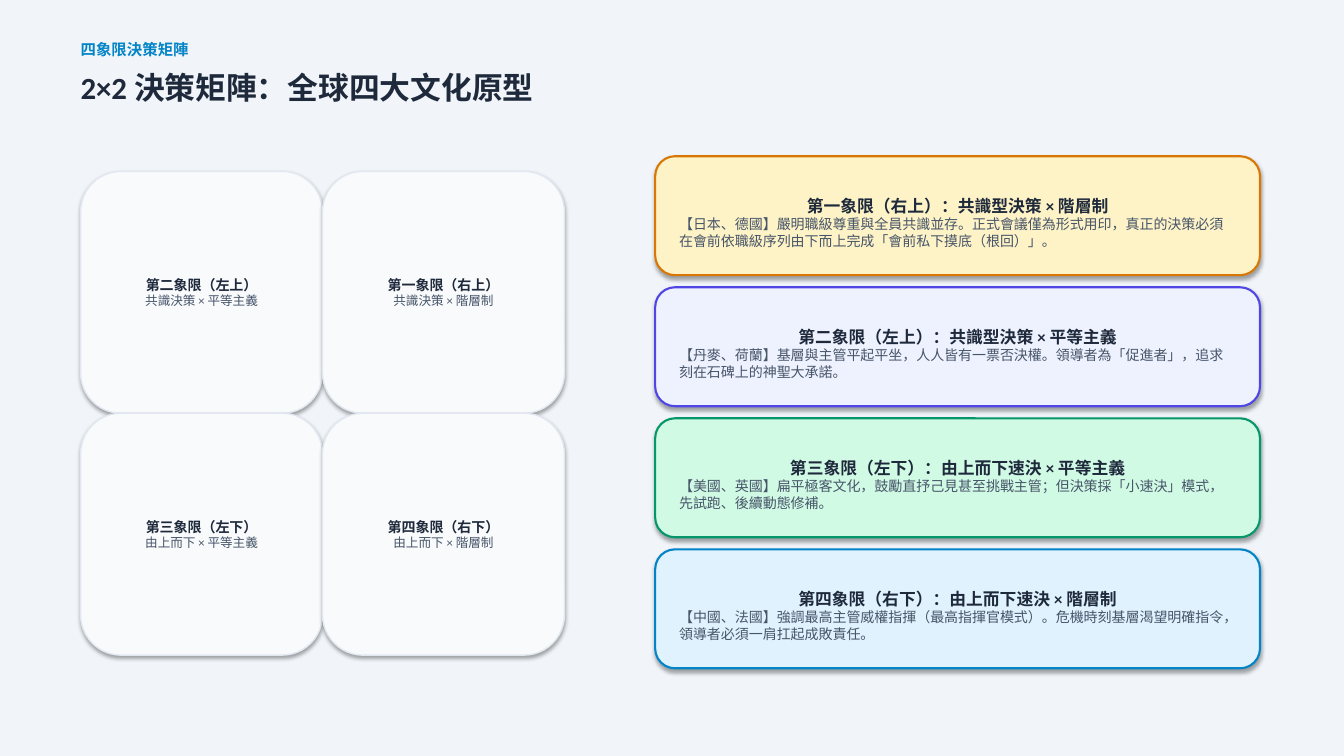
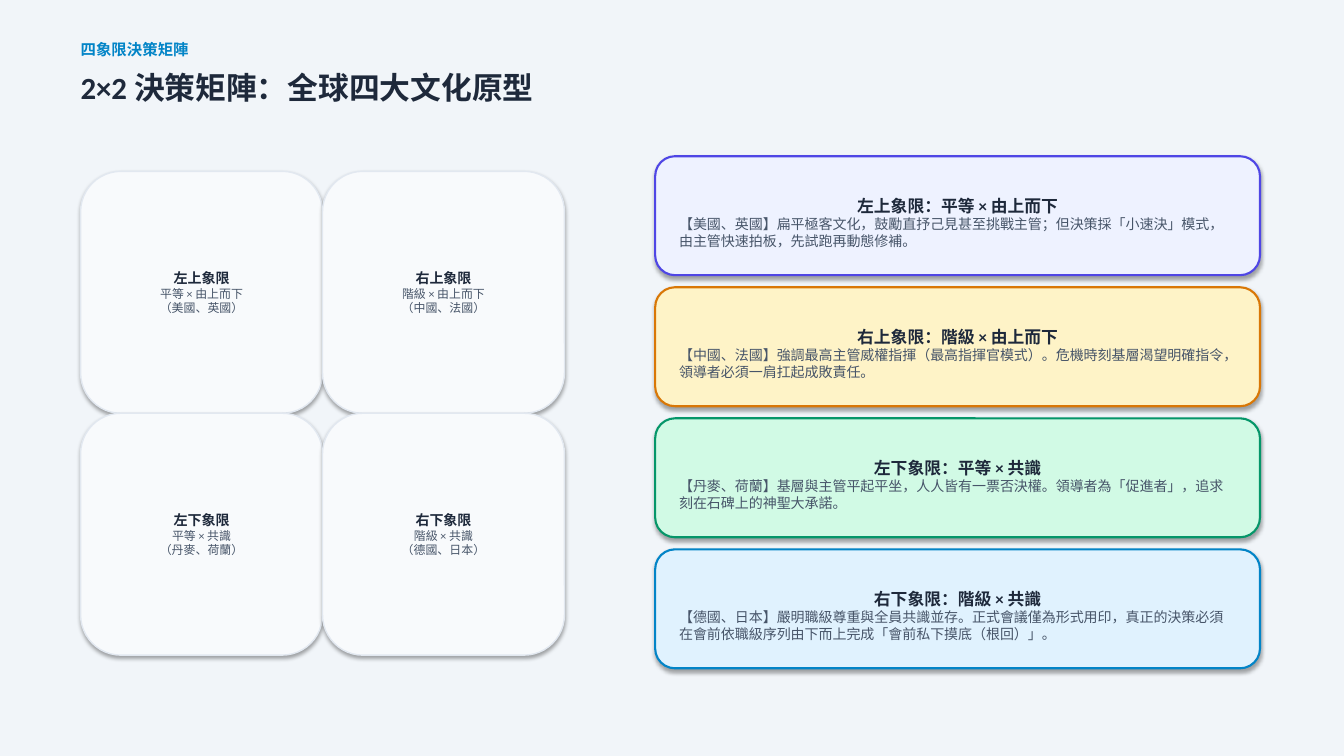
Before and after one commit to routerdd1818-tech/OB, a slide deck: slide 3 of 誰是文化王_備案簡報_Who_Is_Culture_King.pptx. Drawn at 1344x756 pixels with LibreOffice and Linux fonts; fonts in the diff are those of the drawing. Boxes give left, top, right and bottom in pixels: in the first picture for what was removed or moved away, otherwise in the second. Text is boxed around its words. In the diff, an @@ line names an element or a change of style, - is before the commit and + after.

Commit message:
feat: align quadrant layout strictly with literature (top: 由上而下, bottom: 共識決策, left: 較平等, right: 重階層)

```diff
--- a/誰是文化王_備案簡報_Who_Is_Culture_King.pptx
+++ b/誰是文化王_備案簡報_Who_Is_Culture_King.pptx
@@ rounded rectangle "左上象限：平等 × 由上而下" at [655, 156, 1260, 275]: fill #FEF3C7 to #EEF2FF; outline #D97706 1.5 pt to #4F46E5 1.5 pt @@
@@ text in rounded rectangle at [679, 197, 1223, 247]: text changed @@
-第一象限（右上）：共識型決策 × 階層制
-【日本、德國】嚴明職級尊重與全員共識並存。正式會議僅為形式用印，真正的決策必須在會前依職級序列由下而上完成「會前私下摸底（根回）」。
+左上象限：平等 × 由上而下
+【美國、英國】扁平極客文化，鼓勵直抒己見甚至挑戰主管；但決策採「小速決」模式，由主管快速拍板，先試跑再動態修補。
@@ text in rounded rectangle at [160, 271, 243, 313]: text changed; size 9 to 8.5 pt @@
-第二象限（左上）
-共識決策 × 平等主義
+左上象限
+平等 × 由上而下
+（美國、英國）
@@ text in rounded rectangle at [402, 271, 485, 313]: text changed; size 10 to 8.5 pt; text colour #1E293B to #475569; bold off @@
-第一象限（右上）
-共識決策 × 階層制
+右上象限
+階級 × 由上而下
+（中國、法國）
@@ rounded rectangle "右上象限：階級 × 由上而下" at [655, 287, 1260, 406]: fill #EEF2FF to #FEF3C7; outline #4F46E5 1.5 pt to #D97706 1.5 pt @@
@@ text in rounded rectangle at [679, 328, 1237, 378]: text changed @@
-第二象限（左上）：共識型決策 × 平等主義
-【丹麥、荷蘭】基層與主管平起平坐，人人皆有一票否決權。領導者為「促進者」，追求刻在石碑上的神聖大承諾。
+右上象限：階級 × 由上而下
+【中國、法國】強調最高主管威權指揮（最高指揮官模式）。危機時刻基層渴望明確指令，領導者必須一肩扛起成敗責任。
@@ text in rounded rectangle at [679, 459, 1223, 509]: text changed @@
-第三象限（左下）：由上而下速決 × 平等主義
-【美國、英國】扁平極客文化，鼓勵直抒己見甚至挑戰主管；但決策採「小速決」模式，先試跑、後續動態修補。
+左下象限：平等 × 共識
+【丹麥、荷蘭】基層與主管平起平坐，人人皆有一票否決權。領導者為「促進者」，追求刻在石碑上的神聖大承諾。
@@ text in rounded rectangle at [160, 513, 243, 555]: text changed; size 9 to 8.5 pt @@
-第三象限（左下）
-由上而下 × 平等主義
+左下象限
+平等 × 共識
+（丹麥、荷蘭）
@@ text in rounded rectangle at [402, 513, 485, 555]: text changed; size 10 to 8.5 pt; text colour #1E293B to #475569; bold off @@
-第四象限（右下）
-由上而下 × 階層制
+右下象限
+階級 × 共識
+（德國、日本）
@@ text in rounded rectangle at [679, 591, 1223, 640]: text changed @@
-第四象限（右下）：由上而下速決 × 階層制
-【中國、法國】強調最高主管威權指揮（最高指揮官模式）。危機時刻基層渴望明確指令，領導者必須一肩扛起成敗責任。
+右下象限：階級 × 共識
+【德國、日本】嚴明職級尊重與全員共識並存。正式會議僅為形式用印，真正的決策必須在會前依職級序列由下而上完成「會前私下摸底（根回）」。
```
Also in this commit, not shown: 5 other slides changed, 7 other files.
